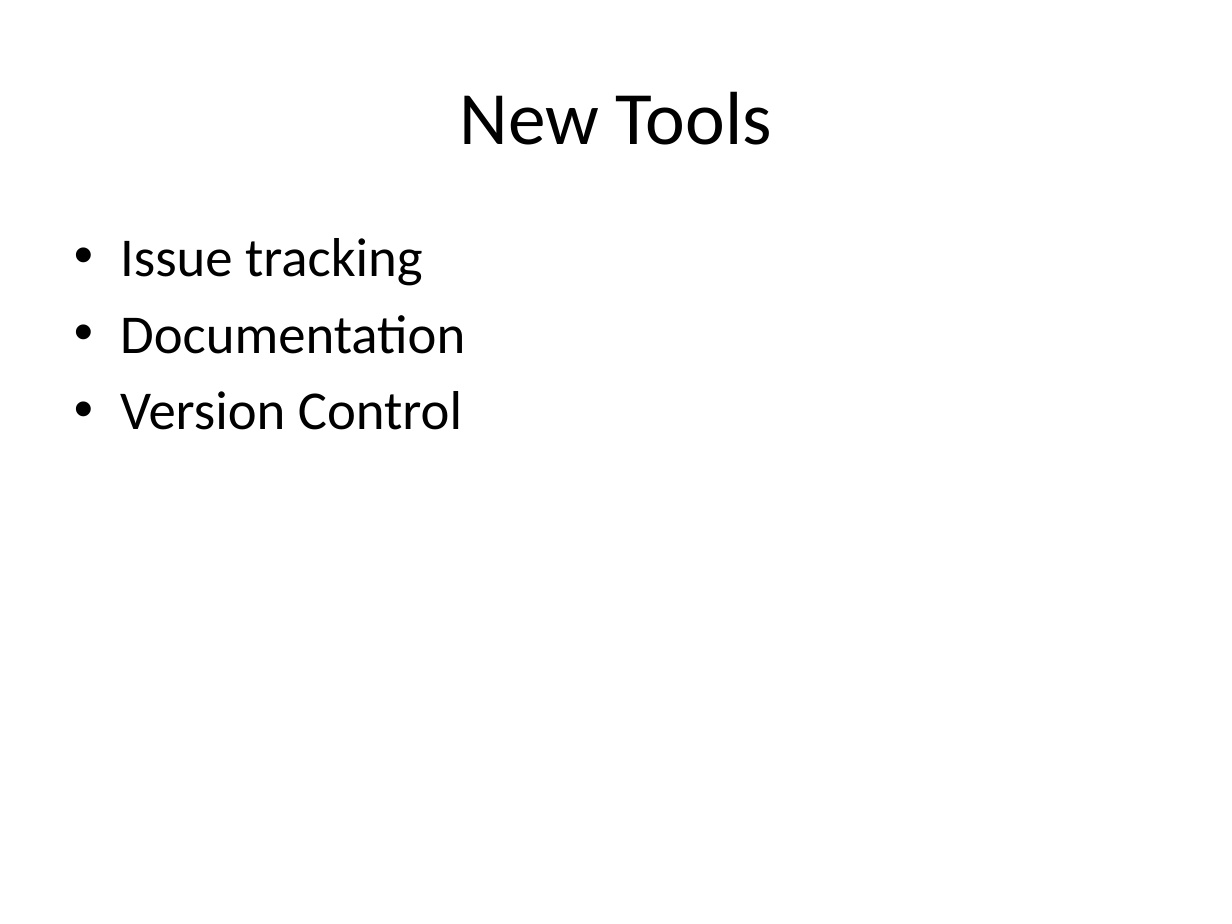
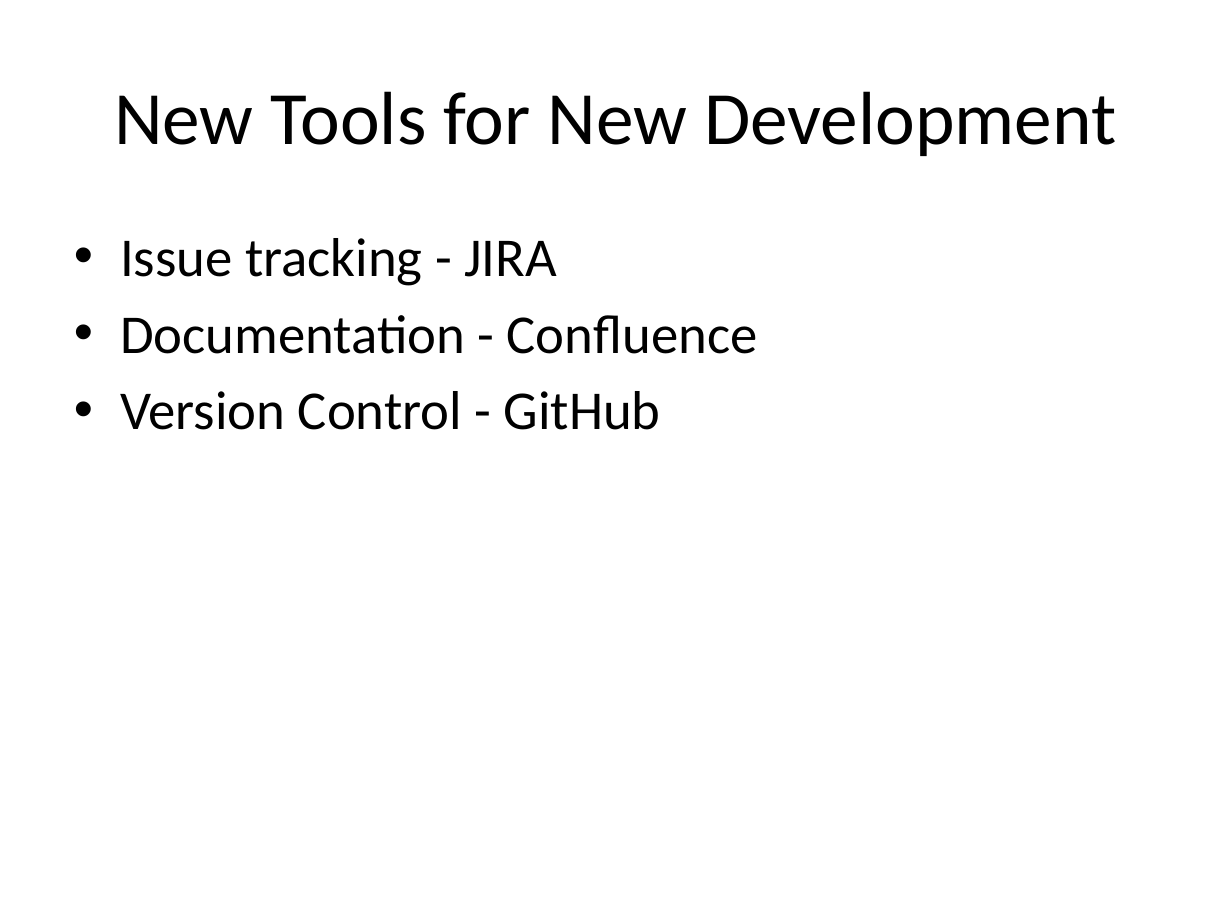
Before and after one commit to unm-sis/SpridenSearch, a slide deck: slide 21 of docs/GGpresentation.pptx (slide 8 before the commit). Drawn at 1232x924 pixels with LibreOffice and Linux fonts; fonts in the diff are those of the drawing; background and template pictures are left out. Boxes give left, top, right and bottom in pixels: in the first picture for what was removed or moved away, otherwise in the second. Text is boxed around its words. In the diff, an @@ line names an element or a change of style, - is before the commit and + after.

```diff
--- a/docs/GGpresentation.pptx
+++ b/docs/GGpresentation.pptx
@@ title at box(114, 91, 1116, 156): text changed @@
-New Tools
+New Tools for New Development
@@ text at box(120, 238, 758, 430): text changed @@
-• Issue tracking
-• Documentation
-• Version Control
+• Issue tracking - JIRA
+• Documentation - Confluence
+• Version Control - GitHub
```
Also in this commit, not shown: 7 other slides changed, 12 slides added.
